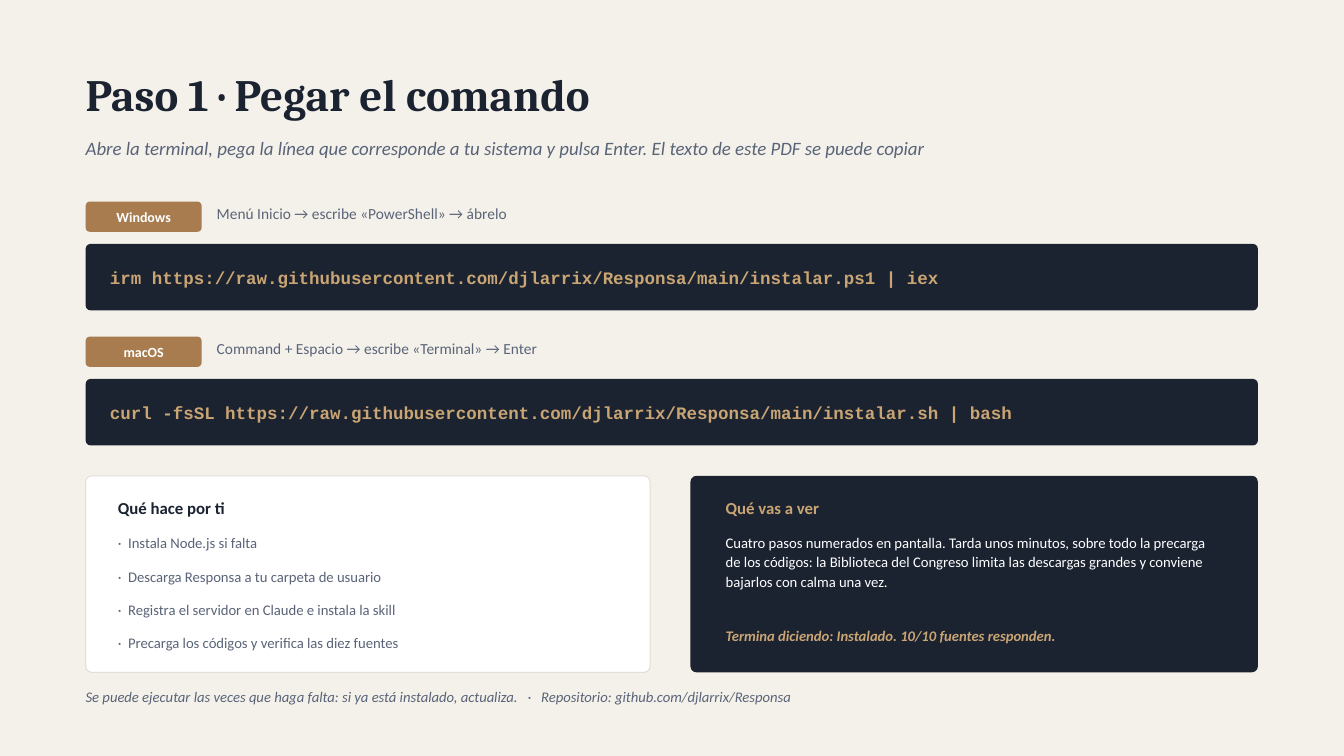
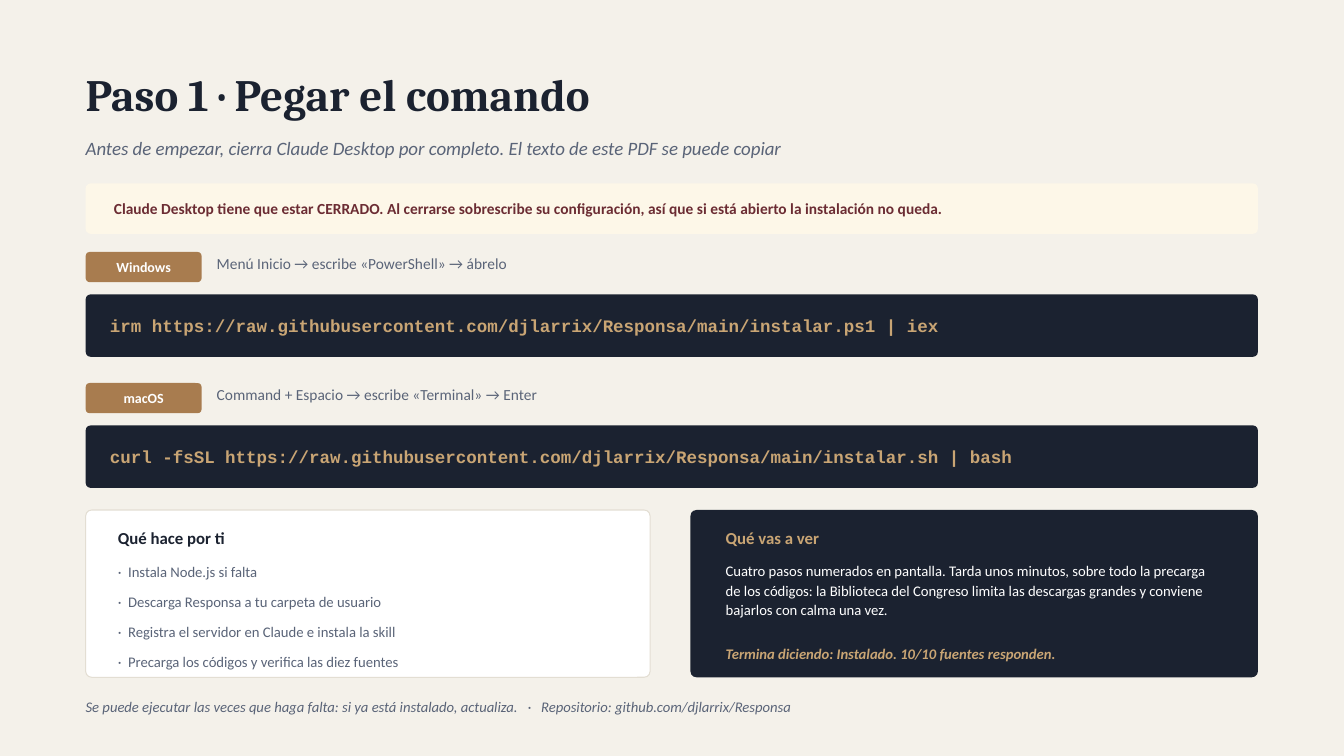
Before and after one commit to djlarrix/Responsa, a slide deck: slide 11 of docs/Responsa.pptx. Drawn at 1344x756 pixels with LibreOffice and Linux fonts; fonts in the diff are those of the drawing. Boxes give left, top, right and bottom in pixels: in the first picture for what was removed or moved away, otherwise in the second. Text is boxed around its words. In the diff, an @@ line names an element or a change of style, - is before the commit and + after.

Commit message:
﻿Aviso de cerrar Claude Desktop antes de instalar

```diff
--- a/docs/Responsa.pptx
+++ b/docs/Responsa.pptx
@@ text at [86, 142, 781, 158]: text changed @@
-Abre la terminal, pega la línea que corresponde a tu sistema y pulsa Enter. El texto de este PDF se puede copiar
+Antes de empezar, cierra Claude Desktop por completo. El texto de este PDF se puede copiar
@@ rounded rectangle added at [86, 184, 1258, 234], fill #FDF7E8 @@
@@ text added at [114, 203, 942, 217], 11 pt, text #6B2C33, bold @@
+Claude Desktop tiene que estar CERRADO. Al cerrarse sobrescribe su configuración, así que si está abierto la instalación no queda.
@@ 2 texts, 1 rounded rectangle: place and size @@
-2 texts, 1 rounded rectangle at [86, 202, 507, 232]
+2 texts, 1 rounded rectangle at [86, 252, 507, 282]
@@ proportions changed in 4 elements at [691, 510, 1258, 678], [86, 510, 650, 678], [86, 425, 1258, 488], [86, 294, 1258, 357] @@
@@ rounded rectangle: place and size @@
-rounded rectangle at [86, 244, 1258, 311]
+rounded rectangle at [86, 294, 1258, 357]
@@ text "irm https://raw.githubusercontent.com/djlarrix/Responsa/main ...": place and size @@
-text "irm https://raw.githubusercontent.com/djlarrix/Responsa/main ..." at [110, 272, 938, 288]
+text "irm https://raw.githubusercontent.com/djlarrix/Responsa/main ..." at [110, 320, 938, 336]
@@ 2 texts, 1 rounded rectangle: place and size @@
-2 texts, 1 rounded rectangle at [86, 337, 537, 367]
+2 texts, 1 rounded rectangle at [86, 383, 537, 413]
@@ rounded rectangle: place and size @@
-rounded rectangle at [86, 379, 1258, 446]
+rounded rectangle at [86, 425, 1258, 488]
@@ text "curl -fsSL https://raw.githubusercontent.com/djlarrix/Respon ...": place and size @@
-text "curl -fsSL https://raw.githubusercontent.com/djlarrix/Respon ..." at [110, 407, 1012, 423]
+text "curl -fsSL https://raw.githubusercontent.com/djlarrix/Respon ..." at [110, 451, 1012, 467]
@@ rounded rectangle: place and size @@
-rounded rectangle at [86, 476, 650, 673]
+rounded rectangle at [86, 510, 650, 678]
@@ rounded rectangle: place and size @@
-rounded rectangle at [691, 476, 1258, 673]
+rounded rectangle at [691, 510, 1258, 678]
@@ 4 texts: place and size @@
-4 texts at [118, 502, 1205, 590]
+4 texts at [118, 532, 1205, 618]
@@ text "· Descarga Responsa a tu ...": place and size @@
-text "· Descarga Responsa a tu ..." at [128, 572, 381, 585]
+text "· Descarga Responsa a tu ..." at [128, 597, 381, 610]
@@ 3 texts: place and size @@
-3 texts at [128, 605, 1056, 651]
+3 texts at [128, 627, 1056, 670]
@@ text "Se puede ejecutar las veces ...": place and size @@
-text "Se puede ejecutar las veces ..." at [86, 692, 791, 705]
+text "Se puede ejecutar las veces ..." at [86, 702, 791, 715]
```
Also in this commit, not shown: 6 other files.
